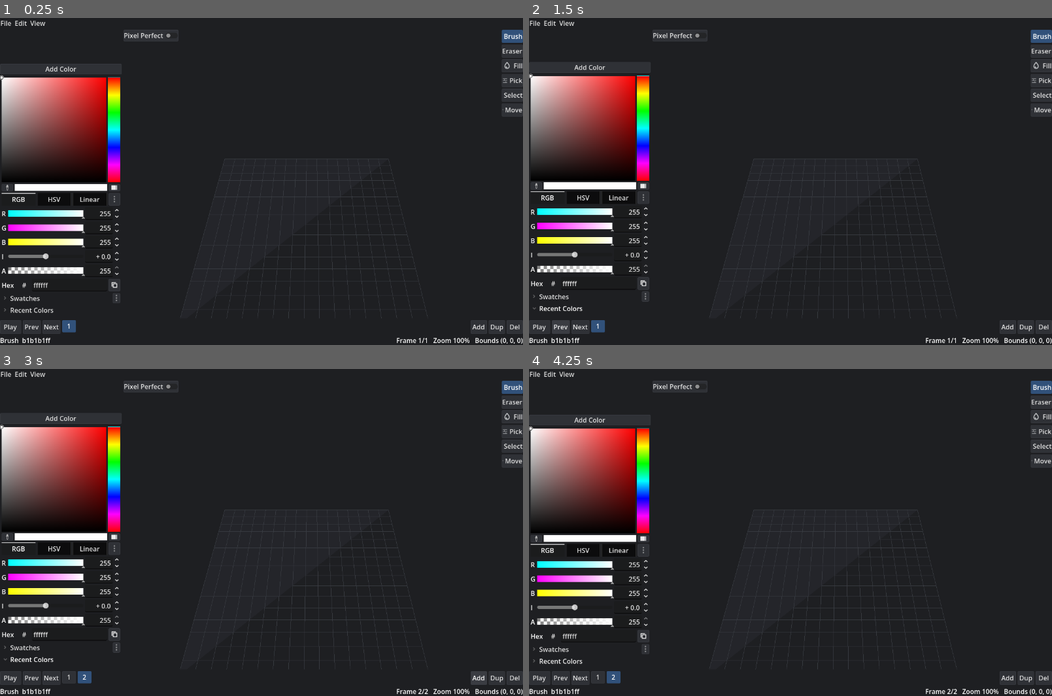
Above: before the commit, frames 1-4 (two rows, left to right).
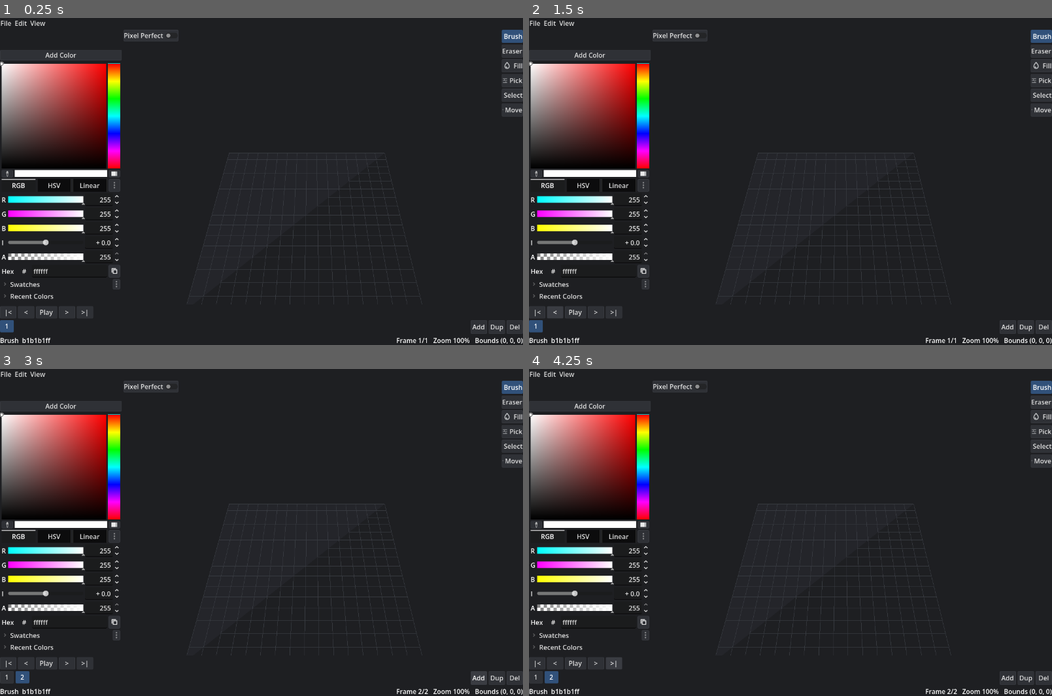
Above: after the commit, the same moments.

Repository: LeonardMeagher2/LVE
Game: Godot game, scene res://ui/main.tscn
Same seed, same stepped clock (60 frames per second), same inputs: the game is played once before the commit and once after it.
Inputs (mouse positions are in pixels of both pictures, inside the frame that each line leads up to):
- Up to frame 1 (0.25 s): no input
- Up to frame 2 (1.5 s): click (539, 312) at 0.5 s, where only the run after the commit has a clickable "|<"; click "Prev" (after the commit: "<") at 1.25 s
- Up to frame 3 (3 s): click "Next" (after the commit: ">") at 2 s; click "Add" at 2.75 s
- Up to frame 4 (4.25 s): click (612, 663) at 3.5 s, where only the run after the commit has a clickable ">|"

The runs differ from the first frame. In frame 1, 12% of the frame differs, in the area x 0-82%, y 10-97%; in frame 2, 12%; in frame 3, 12%; in frame 4, 12%.

Commit message:
Split the bottom dock into playback and frame rows
Move the frame bar into a two-row dock with step-to-start and step-to-end controls.

Diff:
--- a/ui/frame_bar.gd
+++ b/ui/bottom_dock.gd
@@ -1,16 +1,18 @@
-class_name EditorFrameBar
-extends HBoxContainer
+class_name EditorBottomDock
+extends VBoxContainer
 
 signal play_toggled
 signal prev
 signal next
+signal to_start
+signal to_end
 signal frame_add
 signal frame_dup
 signal frame_del
 signal frame_selected(index: int)
 
-@onready var _play_button: Button = $Play
-@onready var _frame_strip: EditorFrameStrip = $FrameScroll/FrameStrip
+@onready var _play_button: Button = $PlaybackRow/Play
+@onready var _frame_strip: EditorFrameStrip = $FrameRow/FrameScroll/FrameStrip
 
 
 func _ready() -> void:
@@ -37,6 +39,14 @@
 	next.emit()
 
 
+func _on_to_start_pressed() -> void:
+	to_start.emit()
+
+
+func _on_to_end_pressed() -> void:
+	to_end.emit()
+
+
 func _on_frame_add() -> void:
 	frame_add.emit()
 
--- /dev/null
+++ b/ui/bottom_dock.tscn
@@ -0,0 +1,91 @@
+[gd_scene format=3]
+
+[ext_resource type="Script" path="res://ui/bottom_dock.gd" id="1_dock"]
+[ext_resource type="Script" path="res://ui/frame_strip.gd" id="2_strip"]
+
+[node name="BottomDock" type="VBoxContainer"]
+layout_mode = 2
+theme_override_constants/separation = 4
+script = ExtResource("1_dock")
+
+[node name="PlaybackRow" type="HBoxContainer" parent="."]
+custom_minimum_size = Vector2(0, 30)
+layout_mode = 2
+theme_override_constants/separation = 4
+
+[node name="ToStart" type="Button" parent="PlaybackRow"]
+custom_minimum_size = Vector2(40, 28)
+layout_mode = 2
+focus_mode = 0
+text = "|<"
+
+[node name="Prev" type="Button" parent="PlaybackRow"]
+custom_minimum_size = Vector2(40, 28)
+layout_mode = 2
+focus_mode = 0
+text = "<"
+
+[node name="Play" type="Button" parent="PlaybackRow"]
+custom_minimum_size = Vector2(52, 28)
+layout_mode = 2
+focus_mode = 0
+text = "Play"
+
+[node name="Next" type="Button" parent="PlaybackRow"]
+custom_minimum_size = Vector2(40, 28)
+layout_mode = 2
+focus_mode = 0
+text = ">"
+
+[node name="ToEnd" type="Button" parent="PlaybackRow"]
+custom_minimum_size = Vector2(40, 28)
+layout_mode = 2
+focus_mode = 0
+text = ">|"
+
+[node name="PlaybackSpacer" type="Control" parent="PlaybackRow"]
+layout_mode = 2
+size_flags_horizontal = 3
+
+[node name="FrameRow" type="HBoxContainer" parent="."]
+custom_minimum_size = Vector2(0, 34)
+layout_mode = 2
+theme_override_constants/separation = 4
+
+[node name="FrameScroll" type="ScrollContainer" parent="FrameRow"]
+layout_mode = 2
+size_flags_horizontal = 3
+size_flags_stretch_ratio = 2.0
+
+[node name="FrameStrip" type="HBoxContainer" parent="FrameRow/FrameScroll"]
+layout_mode = 2
+size_flags_horizontal = 3
+size_flags_vertical = 4
+script = ExtResource("2_strip")
+
+[node name="Add" type="Button" parent="FrameRow"]
+custom_minimum_size = Vector2(40, 30)
+layout_mode = 2
+focus_mode = 0
+text = "Add"
+
+[node name="Dup" type="Button" parent="FrameRow"]
+custom_minimum_size = Vector2(40, 30)
+layout_mode = 2
+focus_mode = 0
+text = "Dup"
+
+[node name="Del" type="Button" parent="FrameRow"]
+custom_minimum_size = Vector2(40, 30)
+layout_mode = 2
+focus_mode = 0
+text = "Del"
+
+[connection signal="pressed" from="PlaybackRow/ToStart" to="." method="_on_to_start_pressed"]
+[connection signal="pressed" from="PlaybackRow/Prev" to="." method="_on_prev_pressed"]
+[connection signal="pressed" from="PlaybackRow/Play" to="." method="_on_play_pressed"]
+[connection signal="pressed" from="PlaybackRow/Next" to="." method="_on_next_pressed"]
+[connection signal="pressed" from="PlaybackRow/ToEnd" to="." method="_on_to_end_pressed"]
+[connection signal="pressed" from="FrameRow/Add" to="." method="_on_frame_add"]
+[connection signal="pressed" from="FrameRow/Dup" to="." method="_on_frame_dup"]
+[connection signal="pressed" from="FrameRow/Del" to="." method="_on_frame_del"]
--- a/ui/frame_bar.tscn
+++ /dev/null
@@ -1,64 +0,0 @@
-[gd_scene format=3]
-
-[ext_resource type="Script" path="res://ui/frame_bar.gd" id="1_frame"]
-[ext_resource type="Script" path="res://ui/frame_strip.gd" id="2_strip"]
-
-[node name="FrameBar" type="HBoxContainer"]
-layout_mode = 2
-theme_override_constants/separation = 4
-script = ExtResource("1_frame")
-
-[node name="Play" type="Button" parent="."]
-custom_minimum_size = Vector2(52, 30)
-layout_mode = 2
-focus_mode = 0
-text = "Play"
-
-[node name="Prev" type="Button" parent="."]
-custom_minimum_size = Vector2(44, 30)
-layout_mode = 2
-focus_mode = 0
-text = "Prev"
-
-[node name="Next" type="Button" parent="."]
-custom_minimum_size = Vector2(44, 30)
-layout_mode = 2
-focus_mode = 0
-text = "Next"
-
-[node name="FrameScroll" type="ScrollContainer" parent="."]
-custom_minimum_size = Vector2(0, 34)
-layout_mode = 2
-size_flags_horizontal = 3
-size_flags_stretch_ratio = 2.0
-
-[node name="FrameStrip" type="HBoxContainer" parent="FrameScroll"]
-layout_mode = 2
-size_flags_horizontal = 3
-size_flags_vertical = 4
-script = ExtResource("2_strip")
-
-[node name="Add" type="Button" parent="."]
-custom_minimum_size = Vector2(40, 30)
-layout_mode = 2
-focus_mode = 0
-text = "Add"
-
-[node name="Dup" type="Button" parent="."]
-custom_minimum_size = Vector2(40, 30)
-layout_mode = 2
-focus_mode = 0
-text = "Dup"
-
-[node name="Del" type="Button" parent="."]
-custom_minimum_size = Vector2(40, 30)
-layout_mode = 2
-focus_mode = 0
-text = "Del"
-
-[connection signal="pressed" from="Play" to="." method="_on_play_pressed"]
-[connection signal="pressed" from="Prev" to="." method="_on_prev_pressed"]
-[connection signal="pressed" from="Next" to="." method="_on_next_pressed"]
-[connection signal="pressed" from="Add" to="." method="_on_frame_add"]
-[connection signal="pressed" from="Dup" to="." method="_on_frame_dup"]
-[connection signal="pressed" from="Del" to="." method="_on_frame_del"]
--- a/ui/main.gd
+++ b/ui/main.gd
@@ -2,7 +2,7 @@
 
 @onready var _menu_bar: EditorMenuBar = $Root/MenuBar
 @onready var _viewport_panel: EditorViewportPanel = $Root/Body/CenterPane/ViewportContainer
-@onready var _frame_bar: EditorFrameBar = $Root/FrameBar
+@onready var _bottom_dock: EditorBottomDock = $Root/BottomDock
 @onready var _status_bar: EditorStatusBar = $Root/StatusBar
 
 var _zoom_percent := 100.0
@@ -27,13 +27,15 @@
 	_menu_bar.redo.connect(State.undo_redo.redo)
 	_menu_bar.reset_view.connect(_viewport_panel.reset_view)
 	_menu_bar.toggle_grid.connect(_viewport_panel.toggle_grid)
-	_frame_bar.play_toggled.connect(_toggle_play)
-	_frame_bar.prev.connect(_step_frame.bind(-1))
-	_frame_bar.next.connect(_step_frame.bind(1))
-	_frame_bar.frame_add.connect(State.playback.add_frame)
-	_frame_bar.frame_dup.connect(State.playback.duplicate_frame)
-	_frame_bar.frame_del.connect(State.playback.delete_frame)
-	_frame_bar.frame_selected.connect(State.playback.select_frame)
+	_bottom_dock.play_toggled.connect(_toggle_play)
+	_bottom_dock.prev.connect(_step_frame.bind(-1))
+	_bottom_dock.next.connect(_step_frame.bind(1))
+	_bottom_dock.to_start.connect(_to_start)
+	_bottom_dock.to_end.connect(_to_end)
+	_bottom_dock.frame_add.connect(State.playback.add_frame)
+	_bottom_dock.frame_dup.connect(State.playback.duplicate_frame)
+	_bottom_dock.frame_del.connect(State.playback.delete_frame)
+	_bottom_dock.frame_selected.connect(State.playback.select_frame)
 	_viewport_panel.frame_displayed.connect(_on_frame_displayed)
 	_viewport_panel.zoom_changed.connect(_on_zoom_changed)
 	_viewport_panel.set_tool(State.tool)
@@ -91,11 +93,11 @@
 		_viewport_panel.play_preview()
 	else:
 		_viewport_panel.stop_preview()
-	_frame_bar.set_playing(State.playback.playing)
+	_bottom_dock.set_playing(State.playback.playing)
 
 
 func _on_frame_displayed(i: int) -> void:
-	_frame_bar.highlight_frame(i)
+	_bottom_dock.highlight_frame(i)
 	_update_status()
 
 
@@ -116,6 +118,16 @@
 	_stop_play()
 	var n := State.document.frames.size()
 	State.playback.select_frame((State.current_frame + dir) % n)
+
+
+func _to_start() -> void:
+	_stop_play()
+	State.playback.select_frame(0)
+
+
+func _to_end() -> void:
+	_stop_play()
+	State.playback.select_frame(State.document.frames.size() - 1)
 
 
 func _update_status() -> void:
--- a/ui/main.tscn
+++ b/ui/main.tscn
@@ -3,7 +3,7 @@
 [ext_resource type="Script" uid="uid://b0gaxrb8bjobo" path="res://ui/main.gd" id="1_main"]
 [ext_resource type="PackedScene" path="res://ui/menu_bar.tscn" id="2_menu"]
 [ext_resource type="PackedScene" path="res://viewport/viewport.tscn" id="3_viewport"]
-[ext_resource type="PackedScene" path="res://ui/frame_bar.tscn" id="4_frame"]
+[ext_resource type="PackedScene" path="res://ui/bottom_dock.tscn" id="4_frame"]
 [ext_resource type="PackedScene" path="res://ui/status_bar.tscn" id="5_status"]
 [ext_resource type="Theme" path="res://ui/theme.tres" id="6_theme"]
 [ext_resource type="PackedScene" path="res://ui/palette_panel.tscn" id="7_palette"]
@@ -50,6 +50,6 @@
 
 [node name="RightStrip" parent="Root/Body" instance=ExtResource("8_tool")]
 
-[node name="FrameBar" parent="Root" unique_id=622643938 instance=ExtResource("4_frame")]
+[node name="BottomDock" parent="Root" instance=ExtResource("4_frame")]
 
 [node name="StatusBar" parent="Root" unique_id=597734069 instance=ExtResource("5_status")]
Binary file changed: capture/shots/01_empty.png
Binary file changed: capture/shots/02_painted.png
Binary file changed: capture/shots/03_frames.png
Binary file changed: capture/shots/04_eraser.png
Not shown, added: ui/bottom_dock.gd.uid
Not shown, removed: ui/frame_bar.gd.uid
